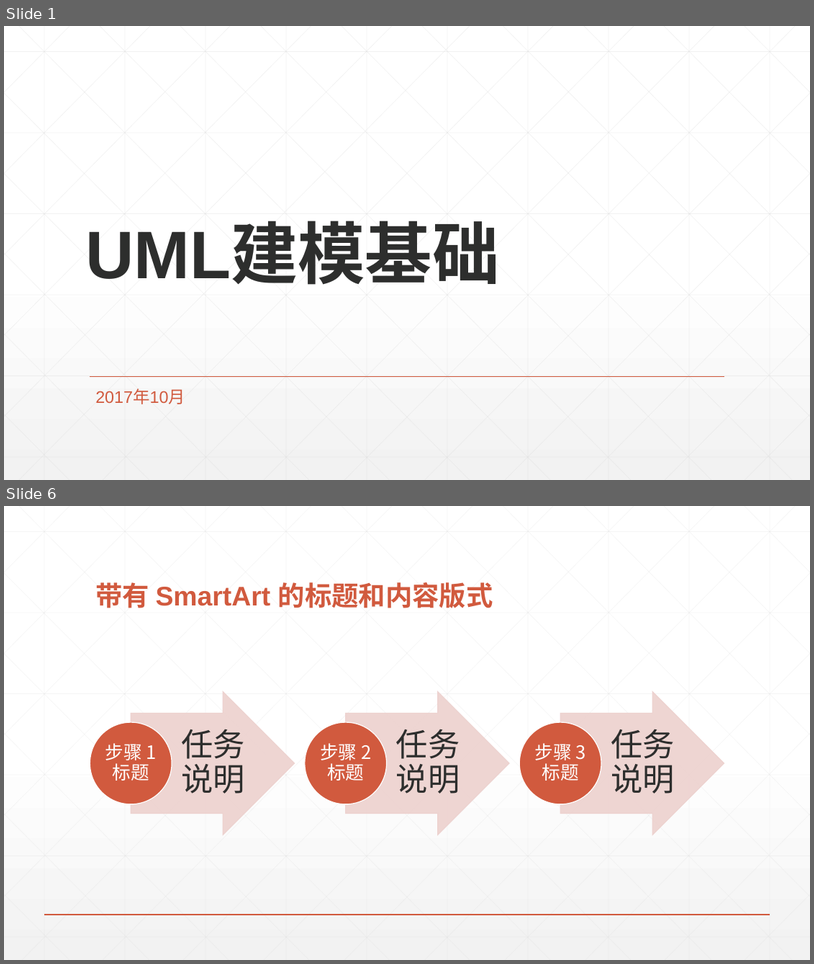
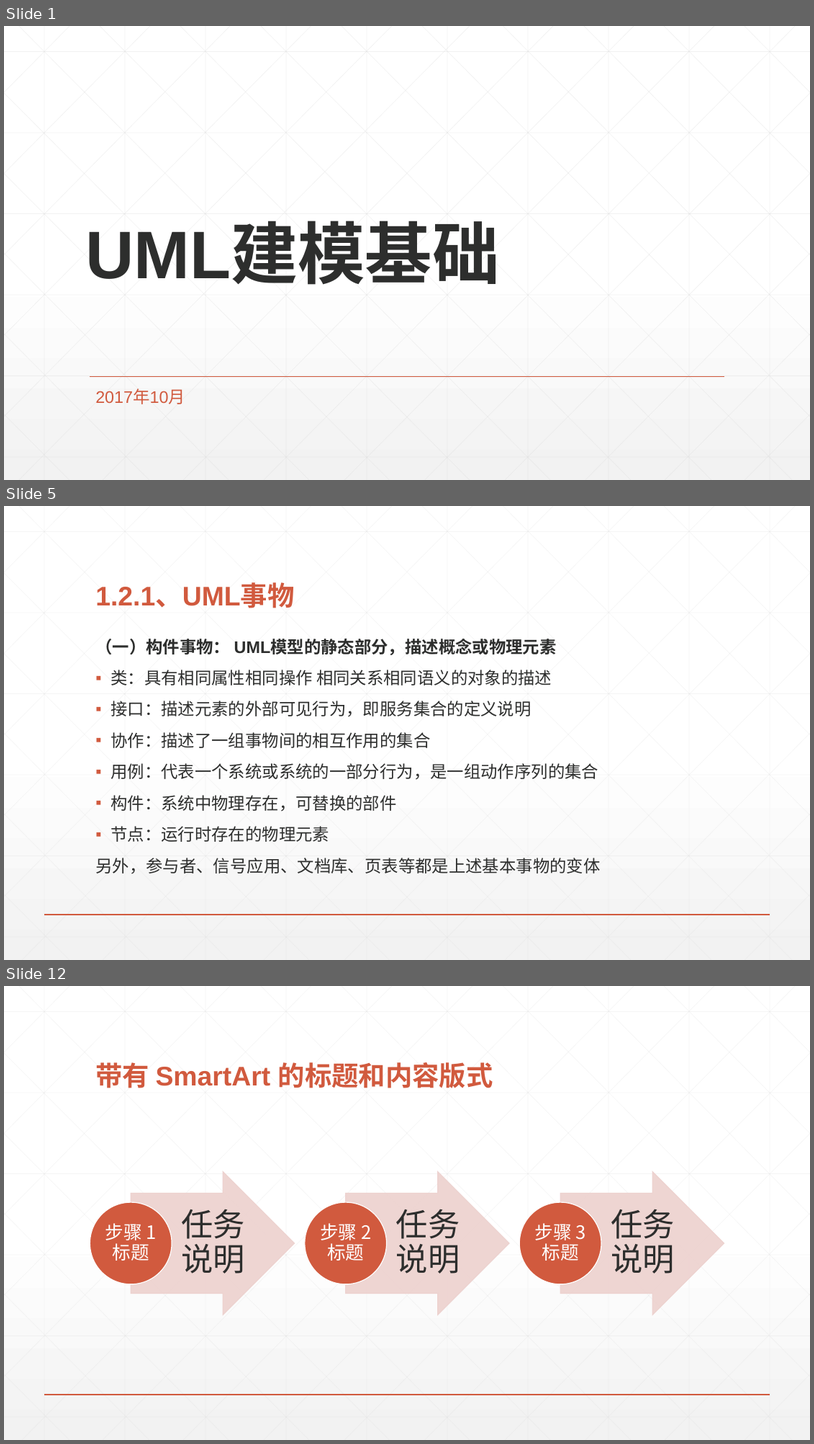
Before and after one commit to taony/Notes-UML, a slide deck: UML建模基础.pptx. Shown one above the other, each under a label of ours: slides 1 and 6 before the commit, slides 1, 5 and 12 after it; the slides between them are not shown. The pictures are 814x964 and 814x1444 pixels, drawn with LibreOffice and Linux fonts; fonts in the diff are those of the drawing. Boxes give left, top, right and bottom in pixels: in the first picture for what was removed or moved away, otherwise in the second. Text is boxed around its words. In the diff, an @@ line names an element or a change of style, - is before the commit and + after.

```diff
--- a/UML建模基础.pptx
+++ b/UML建模基础.pptx
@@ slide 5 added at box(4, 506, 810, 960), background gradient #FFFFFF to #F2F2F2; not listed: 47 template elements that a slide beside it also shows @@
@@ title added at box(95, 584, 294, 608), 32 pt, text #D15A3E, bold @@
+1.2.1、UML事物
@@ text added at box(95, 638, 600, 873), 20 pt, text #2D2E2D @@
+（一）构件事物： UML模型的静态部分，描述概念或物理元素
+▪ 类：具有相同属性相同操作 相同关系相同语义的对象的描述
+▪ 接口：描述元素的外部可见行为，即服务集合的定义说明
+▪ 协作：描述了一组事物间的相互作用的集合
+▪ 用例：代表一个系统或系统的一部分行为，是一组动作序列的集合
+▪ 构件：系统中物理存在，可替换的部件
+▪ 节点：运行时存在的物理元素
+另外，参与者、信号应用、文档库、页表等都是上述基本事物的变体
@@ what was slide 6 is now slide 12 @@
```
Also in this commit, not shown: 1 slide changed, 8 other slides added, 3 slides removed, 1 other file.
